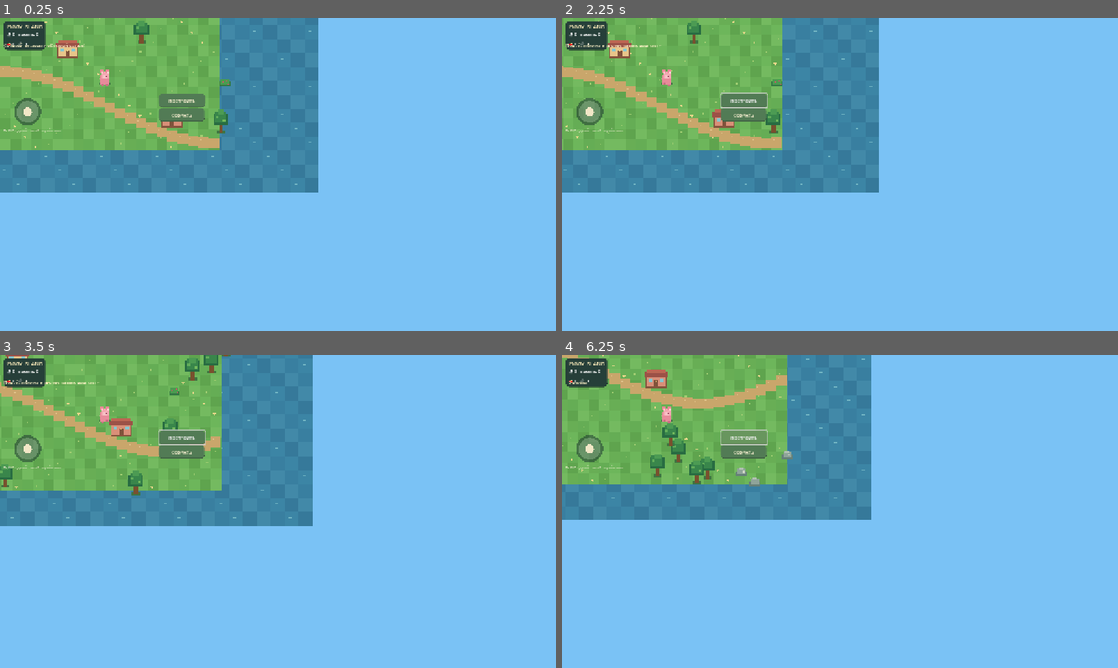
Above: before the commit, frames 1-4 (two rows, left to right).
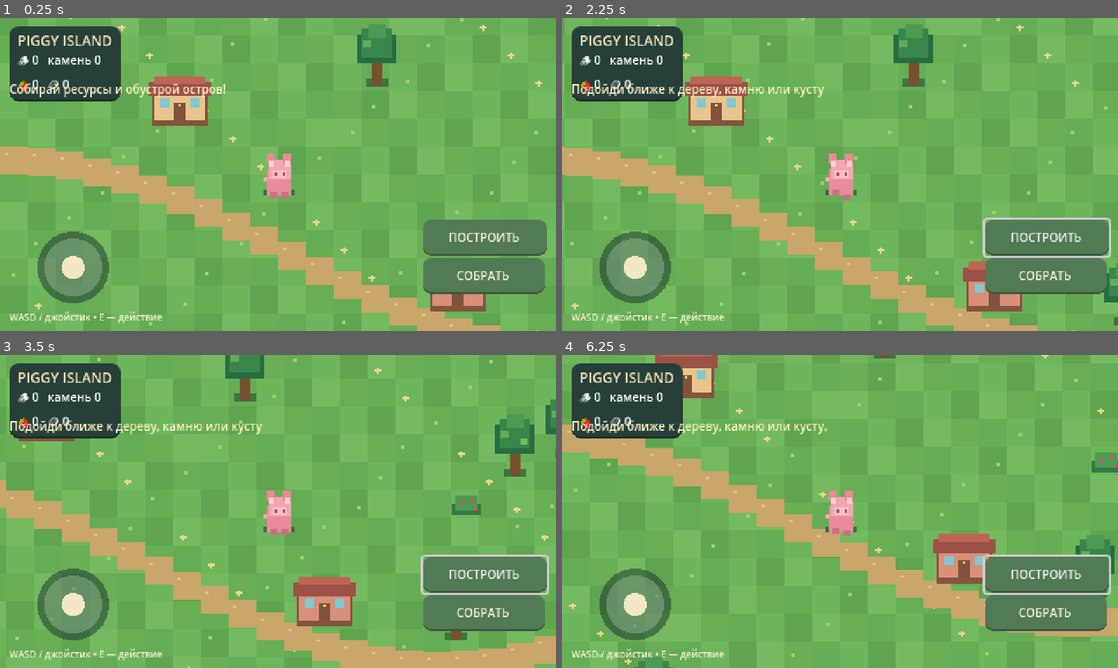
Above: after the commit, the same moments.

Repository: ygydygy228/PiggyWorld
Game: Godot game, scene res://main.tscn
Same seed, same stepped clock (60 frames per second), same inputs: the game is played once before the commit and once after it.
Inputs (mouse positions are in pixels of both pictures, inside the frame that each line leads up to):
- Up to frame 1 (0.25 s): no input
- Up to frame 2 (2.25 s): click "СОБРАТЬ" at 0.5 s; click "ПОСТРОИТЬ" at 1.25 s; tap Enter at 2 s; move the mouse to (962, 158) at 2.02 s; hold D (move_right) from 2.03 s (still down); tap E at 2.1 s; click (962, 158) at 2.17 s
- Up to frame 3 (3.5 s): release D (move_right) at 2.75 s; drag from (166, 527) to (250, 574) at 2.77 s
- Up to frame 4 (6.25 s): move the mouse to (895, 442) at 3.52 s; hold D (move_right) 3.53-4.25 s; tap E at 3.6, 5.1 s; drag from (812, 574) to (673, 464) at 4.27 s; move the mouse to (1006, 558) at 5.02 s; hold A (move_left) 5.03-5.75 s; drag from (673, 464) to (756, 433) at 5.77 s

The runs differ from the first frame. In frame 1, 91% of the frame differs, in the area x 0-100%, y 0-100%; in frame 2, 91%; in frame 3, 90%; in frame 4, 93%.

Commit message:
Configure low-resolution pixel-art rendering for Android

Diff:
--- a/project.godot
+++ b/project.godot
@@ -2,27 +2,29 @@
 config_version=5
 
 [application]
-config/name="Piggy World"
+config/name="PiggyWorld"
 run/main_scene="res://main.tscn"
-config/features=PackedStringArray("4.3", "GL Compatibility")
-config/description="A colorful 3D pig adventure for Android and desktop."
+config/features=PackedStringArray("4.4", "GL Compatibility")
+config/description="A cozy 2D pixel-art island adventure."
 
 [display]
-window/size/viewport_width=1280
-window/size/viewport_height=720
+window/size/viewport_width=480
+window/size/viewport_height=270
+window/size/window_width_override=960
+window/size/window_height_override=540
 window/handheld/orientation=1
-window/stretch/mode="canvas_items"
+window/stretch/mode="viewport"
+window/stretch/aspect="keep"
 
 [rendering]
 renderer/rendering_method="gl_compatibility"
 renderer/rendering_method.mobile="gl_compatibility"
 textures/default_filters/use_nearest_mipmap_filter=false
 textures/vram_compression/import_etc2_astc=true
-environment/defaults/default_clear_color=Color(0.48, 0.76, 0.96, 1)
+environment/defaults/default_clear_color=Color(0.22, 0.48, 0.60, 1)
 
 [input]
 move_forward={"deadzone":0.2,"events":[Object(InputEventKey,"physical_keycode":87)]}
 move_back={"deadzone":0.2,"events":[Object(InputEventKey,"physical_keycode":83)]}
 move_left={"deadzone":0.2,"events":[Object(InputEventKey,"physical_keycode":65)]}
 move_right={"deadzone":0.2,"events":[Object(InputEventKey,"physical_keycode":68)]}
-jump={"deadzone":0.2,"events":[Object(InputEventKey,"physical_keycode":32)]}
